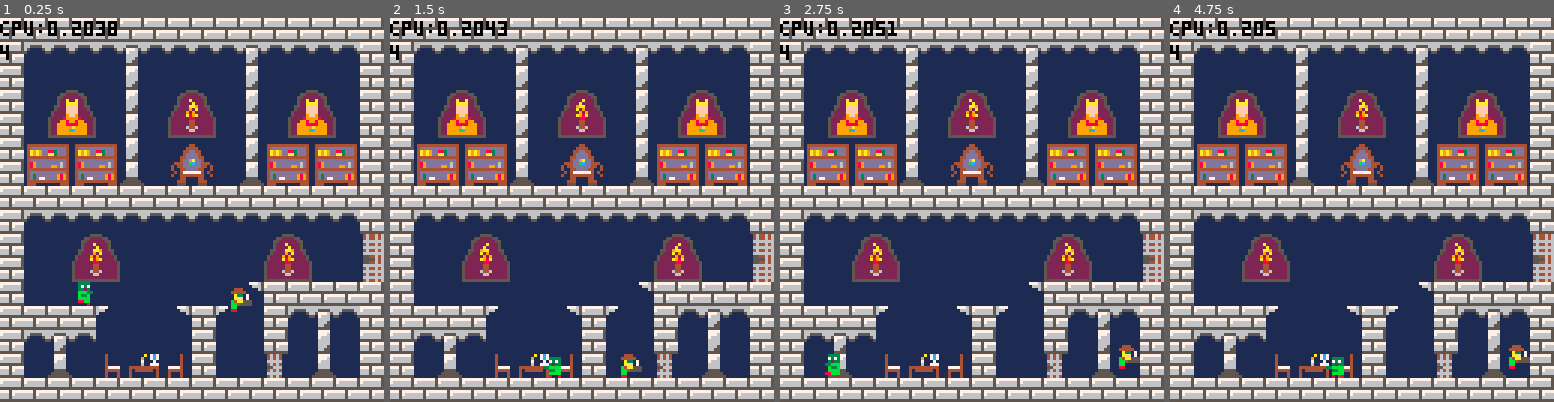
Above: before the commit, frames 1-4 (left to right).
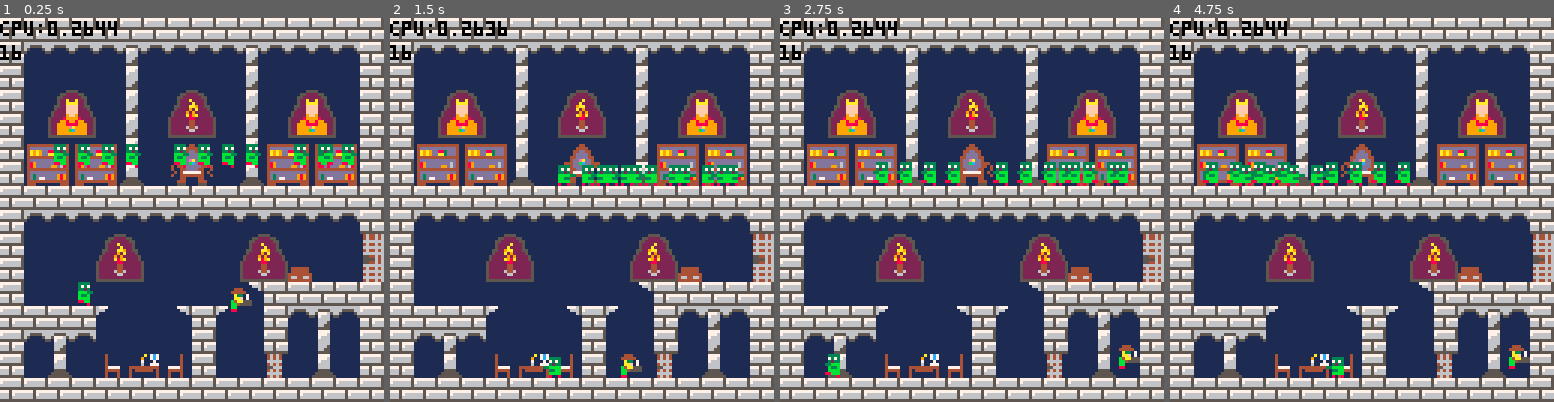
Above: after the commit, the same moments.

Repository: mRamiroGonzalez/dungeon
Game: PICO-8 cartridge dungeon.p8
Two runs of this game, one before a commit and one after it. Both use one fixed random seed, a clock stepped at 60 frames per second and the inputs below.
Inputs:
- Up to frame 1 (0.25 s): no input
- Up to frame 2 (1.5 s): tap O (Z key) at 0.7 s
- Up to frame 3 (2.75 s): hold Right 1.6-2.1 s; tap O (Z key) at 1.7, 2.1, 2.5 s; hold Right from 2.47 s (still down)
- Up to frame 4 (4.75 s): tap O (Z key) every 0.4 s from 2.9 to 4.5 s; release Right at 3.03 s; hold Left 3.08-3.58 s; hold Right 4.02-4.68 s

The runs differ from the first frame. In frame 1, 5.6% of the frame differs, in the area x 0-93%, y 0-69%; in frame 2, 5.4%; in frame 3, 5.7%, in the area x 0-91%, y 0-69%; in frame 4, 5.6%.

Commit message:
add dynamic loading of torches

Diff:
--- a/dungeon.p8
+++ b/dungeon.p8
@@ -244,7 +244,9 @@
 if(mget(xi, yi) == 128) then
 add(entities, init_entity(xi*8, yi*8, 1, 48, 4,'bad'))
 mset(xi, yi, 80)
-elseif(mget(xi, yi) == 129) then
+elseif(mget(xi, yi) == 137) then
+add(entities, init_entity(xi*8, yi*8, 0, 74, 2,'torch'))
+mset(xi, yi, 80)
 end
 end
 end
@@ -328,10 +330,6 @@
 entities = {}
 
 p = init_entity(76, 64, 3, 16, 6)
-
-add(entities, init_entity(7*8, 3*8, 0, 74, 2,'torch'))
-add(entities, init_entity(11*8, 9*8, 0, 74, 2,'torch'))
-add(entities, init_entity(3*8, 9*8, 0, 74, 2,'torch'))
 end
 
 function _draw()
@@ -527,14 +525,14 @@
 __map__
 4040404040404040404040404040404000000000000000000000000000000000000000000000000000000000000000000000000000000000000000000000000000000000000000000000000000000000000000000000000000000000000000000000000000000000000000000000000000000000000000000000000000000000
 4060606060636060606063606060604000000000000000000000000000000000000000000000000000000000000000000000000000000000000000000000000000000000000000000000000000000000000000000000000000000000000000000000000000000000000000000000000000000000000000000000000000000000
-4050505050615050505061505050504000000000000000000000000000000000000000000000000000000000000000000000000000000000000000000000000000000000000000000000000000000000000000000000000000000000000000000000000000000000000000000000000000000000000000000000000000000000
-40504e4f50615050505061504e4f504000000000000000000000000000000000000000000000000000000000000000000000000000000000000000000000000000000000000000000000000000000000000000000000000000000000000000000000000000000000000000000000000000000000000000000000000000000000
+4080808080618080808061808080804000000000000000000000000000000000000000000000000000000000000000000000000000000000000000000000000000000000000000000000000000000000000000000000000000000000000000000000000000000000000000000000000000000000000000000000000000000000
+40504e4f50615089505061504e4f504000000000000000000000000000000000000000000000000000000000000000000000000000000000000000000000000000000000000000000000000000000000000000000000000000000000000000000000000000000000000000000000000000000000000000000000000000000000
 40505e5f50615050505061505e5f504000000000000000000000000000000000000000000000000000000000000000000000000000000000000000000000000000000000000000000000000000000000000000000000000000000000000000000000000000000000000000000000000000000000000000000000000000000000
 40696a696a615048495061696a696a4000000000000000000000000000000000000000000000000000000000000000000000000000000000000000000000000000000000000000000000000000000000000000000000000000000000000000000000000000000000000000000000000000000000000000000000000000000000
 40797a797a625058595062797a797a4000000000000000000000000000000000000000000000000000000000000000000000000000000000000000000000000000000000000000000000000000000000000000000000000000000000000000000000000000000000000000000000000000000000000000000000000000000000
 4040404040404040404040404040404000000000000000000000000000000000000000000000000000000000000000000000000000000000000000000000000000000000000000000000000000000000000000000000000000000000000000000000000000000000000000000000000000000000000000000000000000000000
 4060606060606060606060606060604000000000000000000000000000000000000000000000000000000000000000000000000000000000000000000000000000000000000000000000000000000000000000000000000000000000000000000000000000000000000000000000000000000000000000000000000000000000
-4050505050505050505050505050506e00000000000000000000000000000000000000000000000000000000000000000000000000000000000000000000000000000000000000000000000000000000000000000000000000000000000000000000000000000000000000000000000000000000000000000000000000000000
+4050505089505050505089505050506e00000000000000000000000000000000000000000000000000000000000000000000000000000000000000000000000000000000000000000000000000000000000000000000000000000000000000000000000000000000000000000000000000000000000000000000000000000000
 4050505050505050505050507250507e00000000000000000000000000000000000000000000000000000000000000000000000000000000000000000000000000000000000000000000000000000000000000000000000000000000000000000000000000000000000000000000000000000000000000000000000000000000
 4050805050505050505065404040404000000000000000000000000000000000000000000000000000000000000000000000000000000000000000000000000000000000000000000000000000000000000000000000000000000000000000000000000000000000000000000000000000000000000000000000000000000000
 4040404064505065406450406063604000000000000000000000000000000000000000000000000000000000000000000000000000000000000000000000000000000000000000000000000000000000000000000000000000000000000000000000000000000000000000000000000000000000000000000000000000000000
--- a/src/entity.lua
+++ b/src/entity.lua
@@ -4,8 +4,9 @@
       if(mget(xi, yi) == 128) then
         add(entities, init_entity(xi*8, yi*8, 1, 48, 4,'bad'))
         mset(xi, yi, 80)
-      elseif(mget(xi, yi) == 129) then
-       -- mset(x, y, 2)
+      elseif(mget(xi, yi) == 137) then
+        add(entities, init_entity(xi*8, yi*8, 0, 74, 2,'torch'))
+        mset(xi, yi, 80)
       end
     end
   end
--- a/src/main.lua
+++ b/src/main.lua
@@ -3,10 +3,6 @@
   entities = {}
 
   p = init_entity(76, 64, 3, 16, 6)
-
-  add(entities, init_entity(7*8, 3*8, 0, 74, 2,'torch'))
-  add(entities, init_entity(11*8, 9*8, 0, 74, 2,'torch'))
-  add(entities, init_entity(3*8, 9*8, 0, 74, 2,'torch'))
 end
 
 function _draw()
